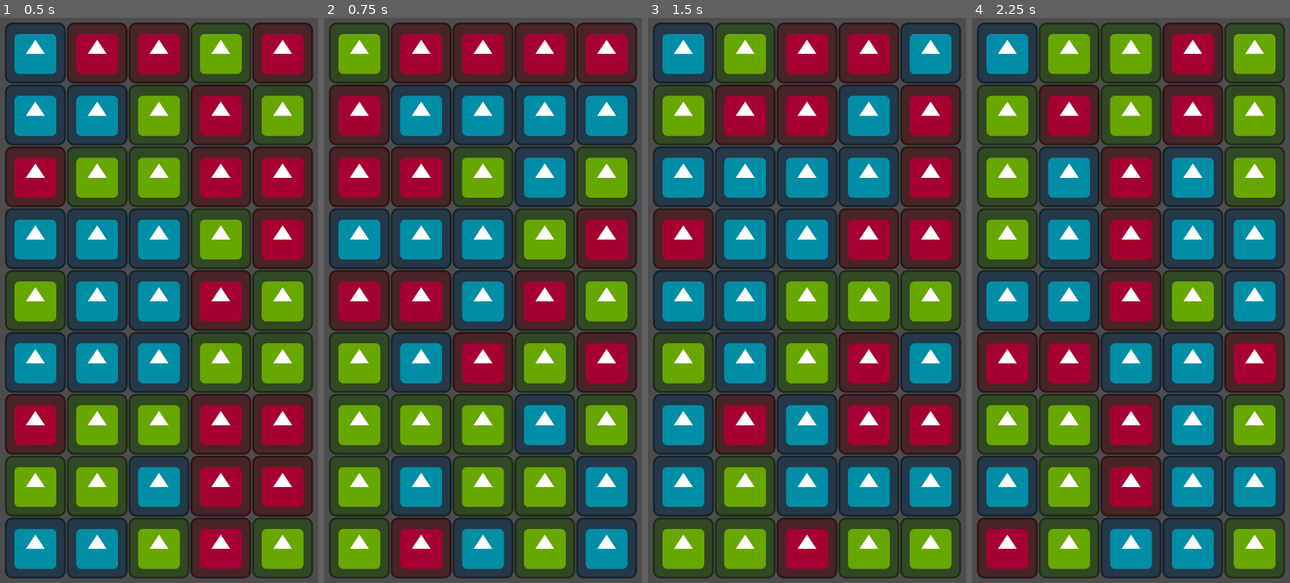
Above: before the commit, frames 1-4 (left to right).
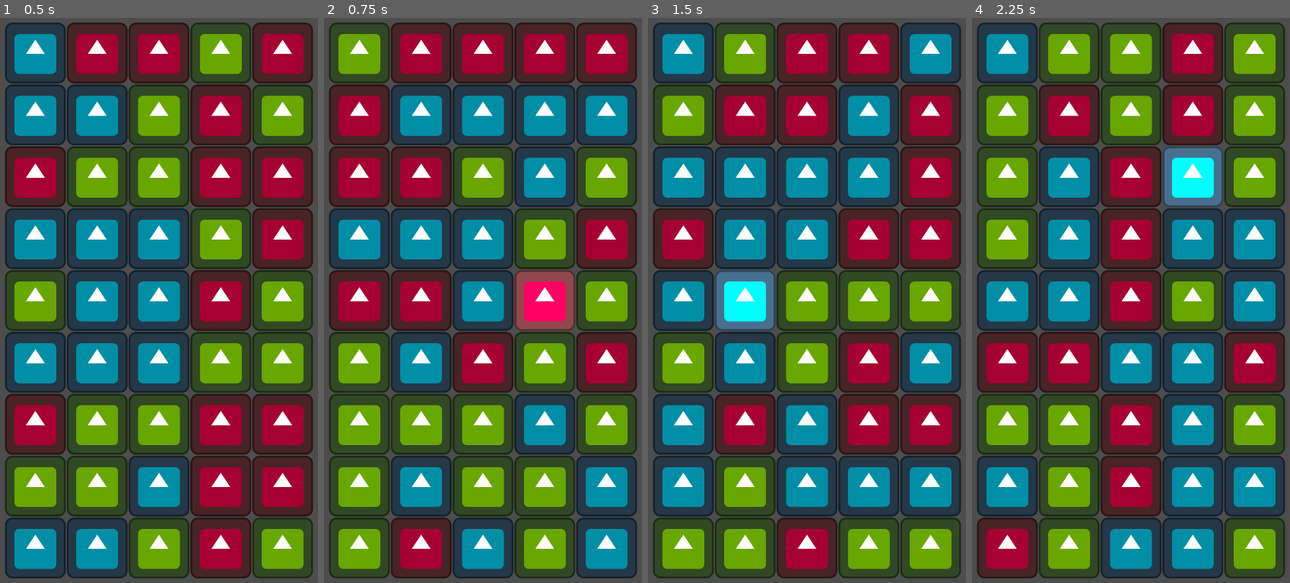
Above: after the commit, the same moments.

Repository: g90703033/godot_match3
Game: Godot game, scene res://Main.tscn
Same seed, same stepped clock (60 frames per second), same inputs: the game is played once before the commit and once after it. This scene is started directly instead of the project's main scene. The engine's default icon, where the game draws it, is replaced by a stand-in: a white triangle on a blue panel in a dark square.
Inputs (mouse positions are in pixels of both pictures, inside the frame that each line leads up to):
- Up to frame 1 (0.5 s): no input
- Up to frame 2 (0.75 s): tap Enter at 0.5 s; move the mouse to (559, 272) at 0.52 s; tap T at 0.6 s; click (559, 272) at 0.67 s
- Up to frame 3 (1.5 s): tap Space at 1.25 s; move the mouse to (737, 328) at 1.27 s; tap T at 1.35 s; click (737, 328) at 1.42 s
- Up to frame 4 (2.25 s): tap Enter at 2 s; move the mouse to (1165, 164) at 2.02 s; tap T at 2.1 s; click (1165, 164) at 2.17 s

Frame 1 is identical in both runs. In frame 2, 2.0% of the frame differs, in the area x 59-79%, y 44-56%; in frame 3, 2.0%; in frame 4, 1.9%.

Commit message:
add drag cube and back to origin on release

Diff:
--- a/Main.gd
+++ b/Main.gd
@@ -15,9 +15,15 @@
 var data_array
 var cube_array
 var inited:bool =false
+
+var control_mode = e_control_mode.browse
+# control mode : browse
 var prev_selected
 var selected = false
-var control_mode = e_control_mode.browse
+# control mode : selected
+var selected_cube
+var origin_grid_position
+var prev_selected_position:Vector2
 
 # Called when the node enters the scene tree for the first time.
 func _ready():
@@ -31,11 +37,6 @@
 	if not inited:
 		return
 
-	if control_mode == e_control_mode.browse:
-		update_mode_browse()
-	elif control_mode == e_control_mode.selected:
-		update_mode_selected()
-
 	if event is InputEventMouseButton:
 		if event.button_index == MOUSE_BUTTON_LEFT:
 			if event.is_pressed():
@@ -47,6 +48,10 @@
 				switch_control_mode(e_control_mode.browse)
 
 
+	if control_mode == e_control_mode.browse:
+		update_mode_browse()
+	elif control_mode == e_control_mode.selected:
+		update_mode_selected()
 
 	if event is InputEventKey and event.pressed:
 		if event.keycode == KEY_T:
@@ -57,12 +62,24 @@
 	if control_mode == new_mode:
 		return
 
-	if control_mode == e_control_mode.browse:
+	if new_mode == e_control_mode.browse:
 		if prev_selected != null:
 			cube_array[prev_selected.x][prev_selected.y].on_diselected()
 			prev_selected = null
+			if control_mode == e_control_mode.selected:
+				selected_cube.position = get_world_position(origin_grid_position, Vector2(0,0))
+	elif new_mode == e_control_mode.selected:
+		var result = get_grid_position(get_global_mouse_position(), Vector2(0, 0))
+
+		if not in_range(result):
+			return -1
+		prev_selected_position = get_global_mouse_position()
+		selected_cube = cube_array[result.x][result.y]
+		origin_grid_position = result
 
 	control_mode = new_mode
+
+	return 0
 
 func update_mode_browse():
 	var result = get_grid_position(get_global_mouse_position(), Vector2(0, 0))
@@ -82,7 +99,10 @@
 			prev_selected = null
 
 func update_mode_selected():
-	pass
+	var cur_mouse_position = get_global_mouse_position()
+	var delta = cur_mouse_position - prev_selected_position
+	prev_selected_position = cur_mouse_position
+	selected_cube.translate(delta)
 
 func create_random_2dintarray(x:int, y:int,set)->Array:
 	var result = []
